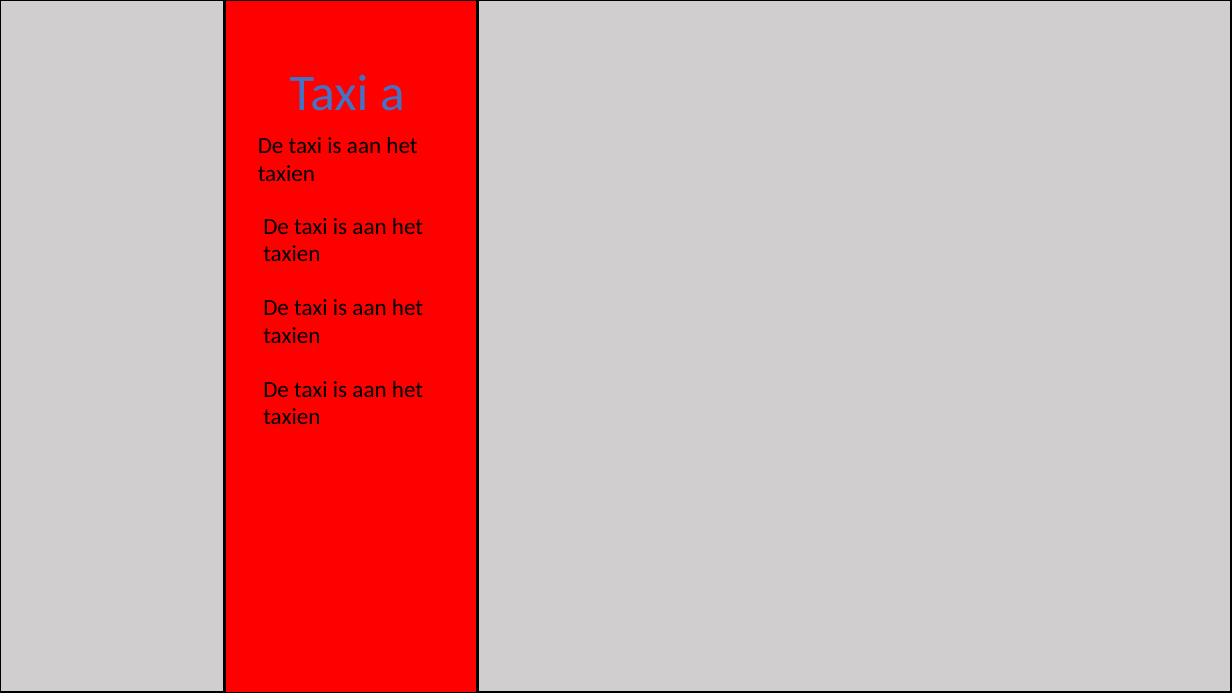
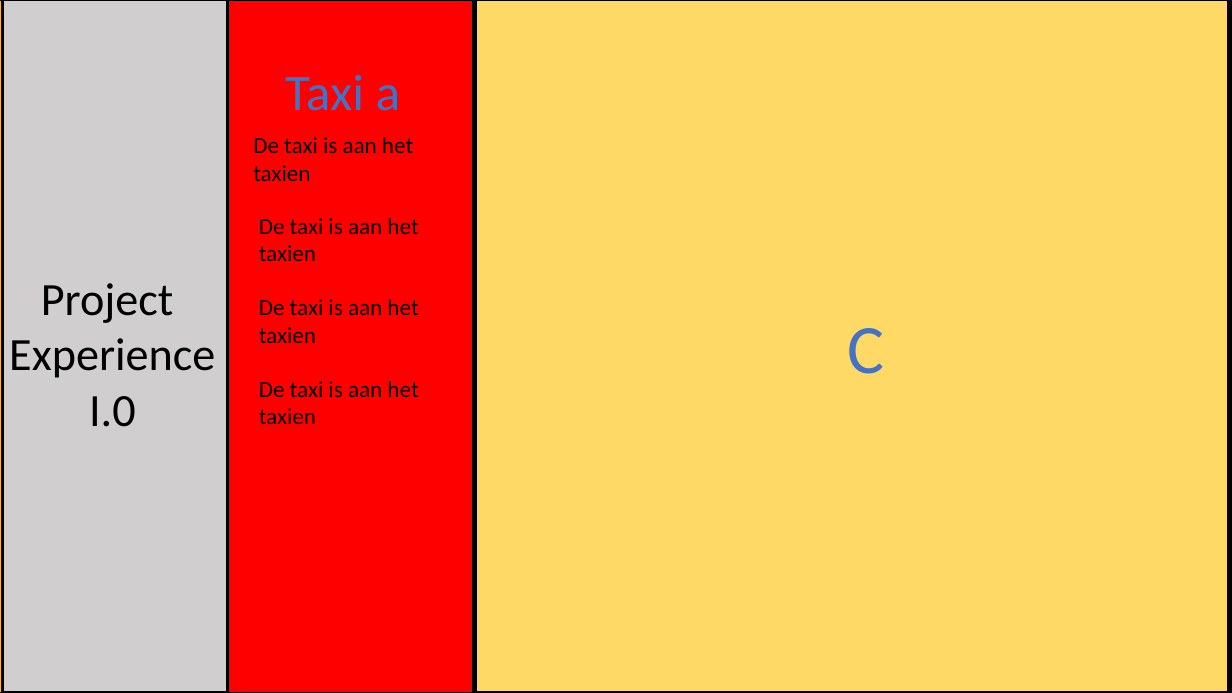
Before and after one commit to vives-project-xp/Taxi, a slide deck: slide 4 of School presentatie/Presentatie1.pptx. Drawn at 1232x693 pixels with LibreOffice and Linux fonts; fonts in the diff are those of the drawing. Boxes give left, top, right and bottom in pixels: in the first picture for what was removed or moved away, otherwise in the second. Text is boxed around its words. In the diff, an @@ line names an element or a change of style, - is before the commit and + after.

```diff
--- a/School presentatie/Presentatie1.pptx
+++ b/School presentatie/Presentatie1.pptx
@@ 5 texts, 1 rectangle: place and size @@
-5 texts, 1 rectangle at (226, 0, 478, 693)
+5 texts, 1 rectangle at (221, 0, 473, 693)
@@ rectangle added at (476, 0, 1229, 693), fill #FFD966, outline #000000 2.25 pt @@
@@ rectangle added at (478, 0, 1231, 693), fill #FFD966, outline #000000 2.25 pt @@
@@ text added at (9, 283, 215, 427), 36 pt, text #000000 @@
+Project
+Experience
+I.0
@@ text added at (848, 328, 885, 374), 54 pt, text #4472C4 @@
+C
```
Also in this commit, not shown: 8 other slides changed, 1 slide added, 1 other file.
